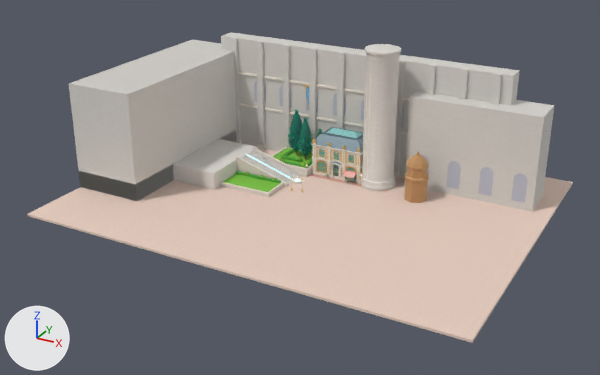
Before and after pictures for a commit that changed the Blender file fontaine_furina/fontaine_furina.blend.
Before and after are seen from a 50 mm camera at (96.9, -197.7, 93.5) aimed at (0.1, -21.8, 5.6). Arrows for +X, +Y and +Z are at lower left; the lights stay in place. The picture after the commit comes second.

Names of what the first picture shows: '主楼_屋顶', '主楼_正立面', '人行道', '右侧花坛_植物', '圆塔', '城墙', '大台阶', '广场', '柏树', '铜顶小楼' and 10 more.
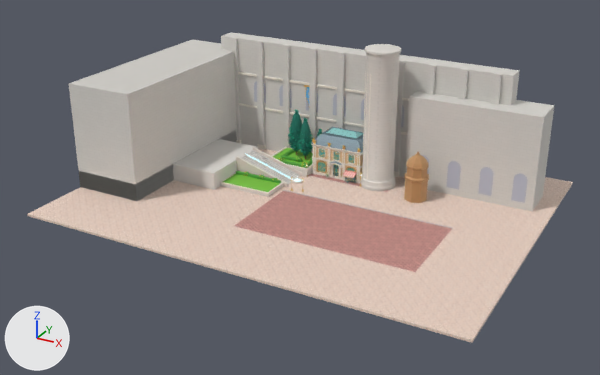
Changed parts and their boxes [x1, y1, x2, y2] in the pictures (600 x 375 px):
'人行道', reshaped (172% wider, 376% taller): before [308, 173, 388, 193]; after [234, 173, 453, 272]
part 1 of me_人行道, added (pink): after [234, 191, 452, 272]
part 2 of me_人行道, added: after [283, 190, 453, 229]
part 3 of me_人行道, recoloured: [308, 173, 360, 186] in both

Edits to the bpy script that builds the scene:
```text
Add img_六边形砖_颜色:
    img_六边形砖_颜色 = load_image('六边形砖_颜色', '_unpacked/_______.png', 2048, 1339, 'sRGB')
Add img_六边形砖_高度:
    img_六边形砖_高度 = load_image('六边形砖_高度', 'textures/六边形砖_高度.png', 2048, 1339, 'Non-Color')
Add mat_六边形人行道:
    mat_六边形人行道 = bpy.data.materials.new('六边形人行道')
    # uses the picture img_六边形砖_颜色
    # uses the picture img_六边形砖_高度
Add mat_灰色路缘石:
    mat_灰色路缘石 = bpy.data.materials.new('灰色路缘石')
    mat_灰色路缘石.use_nodes = True; mat_灰色路缘石.node_tree.nodes.clear()
    _N = mat_灰色路缘石.node_tree.nodes; _L = mat_灰色路缘石.node_tree.links
    n0 = _N.new('ShaderNodeRGB'); n0.name = 'Color'
    n0.outputs[0].default_value = (0.479, 0.468, 0.468, 1.0)  # 'Color', grey #b8b6b6
    n1 = _N.new('ShaderNodeBsdfPrincipled'); n1.name = 'Principled BSDF'
    n1.inputs[2].default_value = 0.75  # 'Roughness'
    n2 = _N.new('ShaderNodeOutputMaterial'); n2.name = 'Material Output.001'
    _L.new(n0.outputs[0], n1.inputs[0])  # 'Color' to 'Base Color'
    _L.new(n1.outputs[0], n2.inputs[0])  # 'BSDF' to 'Surface'
Change me_人行道:
    used by ob_人行道; location = (0.0, 0.0, 0.0)
    remove me_人行道.from_pydata(...)  # 16 vertices, 12 faces; spans x -8.3..16.5, y -2.3..0.0, z 0.0..0.1
    add me_人行道.from_pydata(...)  # 32 vertices, 24 faces; spans x -9.0..40.0, y -40.0..0.0, z 0.0..0.1
    me_人行道 part 1: the loose piece of 8 vertices spanning x -8.3..16.5, y -2.3..-2.1, z 0.0..0.1 is copied, and the copy is scaled about its middle by (1.98, 126, 0.3), then moved by (11.4, -25.2, 0.0), in mat_六边形人行道; it spans x -9.0..40.0, y -40.0..-14.8, z 0.0
    me_人行道 part 2: a new loose piece, a box spanning x -9.0..40.0, y -14.8..-14.5, z 0.0..0.12, in mat_灰色路缘石
    me_人行道 part 3: 6 faces spanning x -8.3..16.5, y -2.1..0.0, z 0.0..0.1 switch from mat_玫瑰色人行道 to mat_六边形人行道
    add me_人行道.materials.append(mat_灰色路缘石)
```
